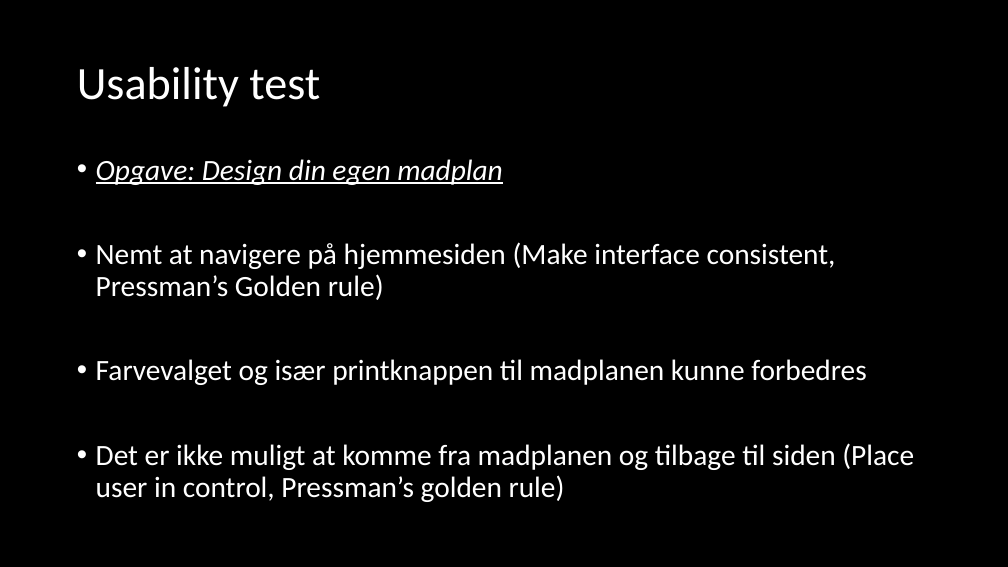
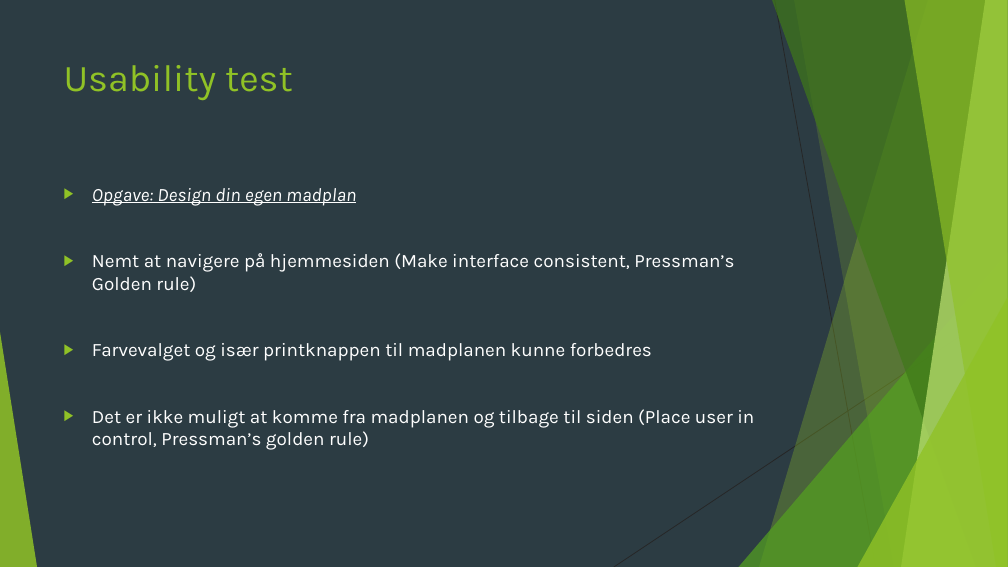
Before and after one commit to MatiasStorm/Madspild, a slide deck: slide 6 of Danmark mod madspild.pptx (slide 4 before the commit). Drawn at 1008x567 pixels with LibreOffice and Linux fonts; fonts in the diff are those of the drawing. Boxes give left, top, right and bottom in pixels: in the first picture for what was removed or moved away, otherwise in the second. Text is boxed around its words. In the diff, an @@ line names an element or a change of style, - is before the commit and + after.

```diff
--- a/Danmark mod madspild.pptx
+++ b/Danmark mod madspild.pptx
@@ background #000000 to #2C3C43 @@
@@ title "Usability test": place and size @@
-title "Usability test" at box(77, 67, 320, 107)
+title "Usability test" at box(64, 65, 293, 100)
@@ title "Usability test" at box(64, 65, 293, 100): size 44 to 36 pt, font Calibri to Karla, text colour #FFFFFF to #90C226; line spacing 0.9 to 1; vertical alignment middle to top @@
@@ text "Opgave: Design din egen madplan": place and size @@
-text "Opgave: Design din egen madplan" at box(96, 159, 914, 502)
+text "Opgave: Design din egen madplan" at box(92, 188, 754, 450)
@@ text "Opgave: Design din egen madplan" at box(92, 188, 754, 450): size 28 to 18 pt, font Calibri to Karla; bullet • to ▶; line spacing 0.9 to 1 @@
@@ group added at box(0, 0, 1008, 567): 5 freeform shapes, 3 triangles, 2 lines @@
```
Also in this commit, not shown: 3 other slides changed, 5 slides added, 20 other files.
